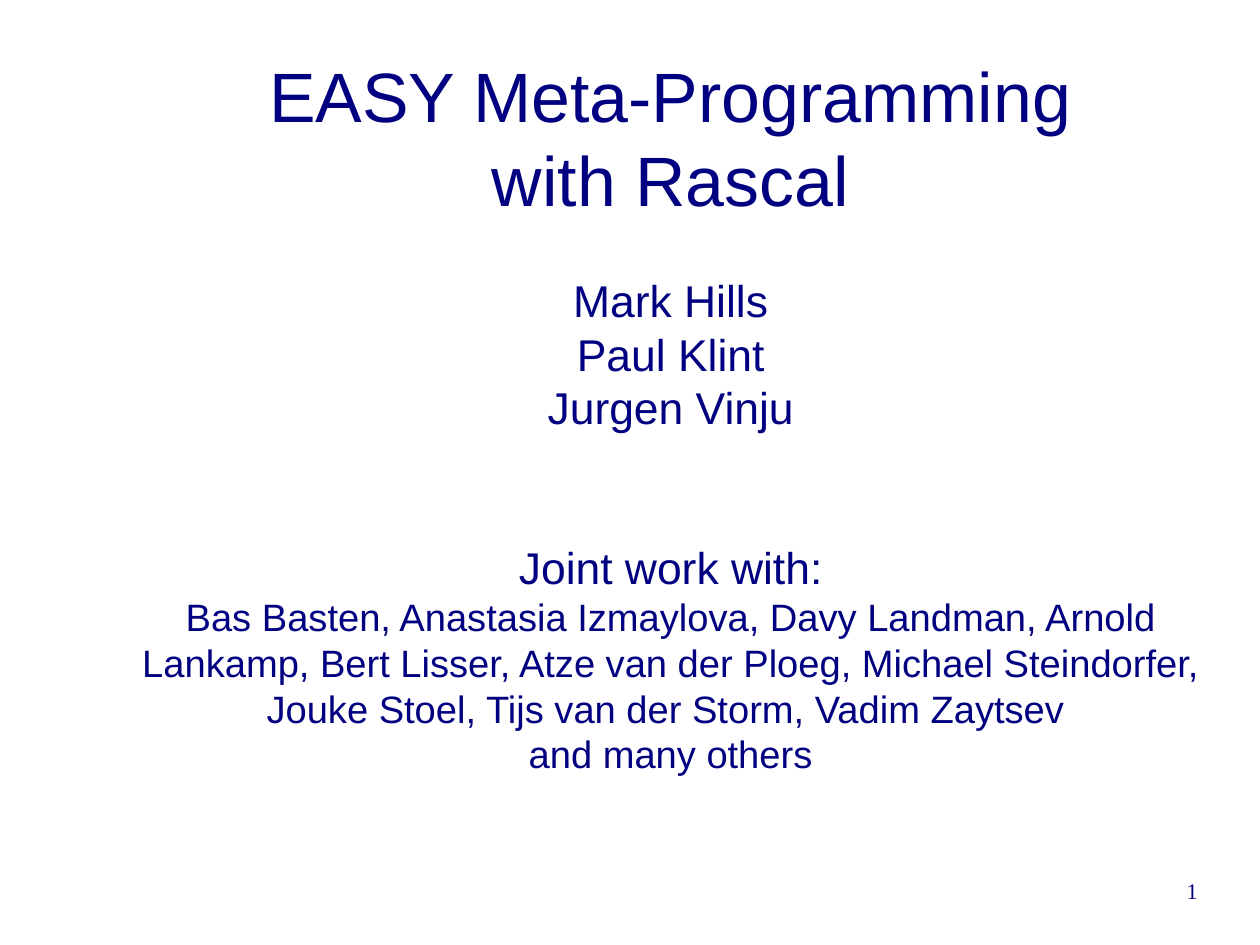
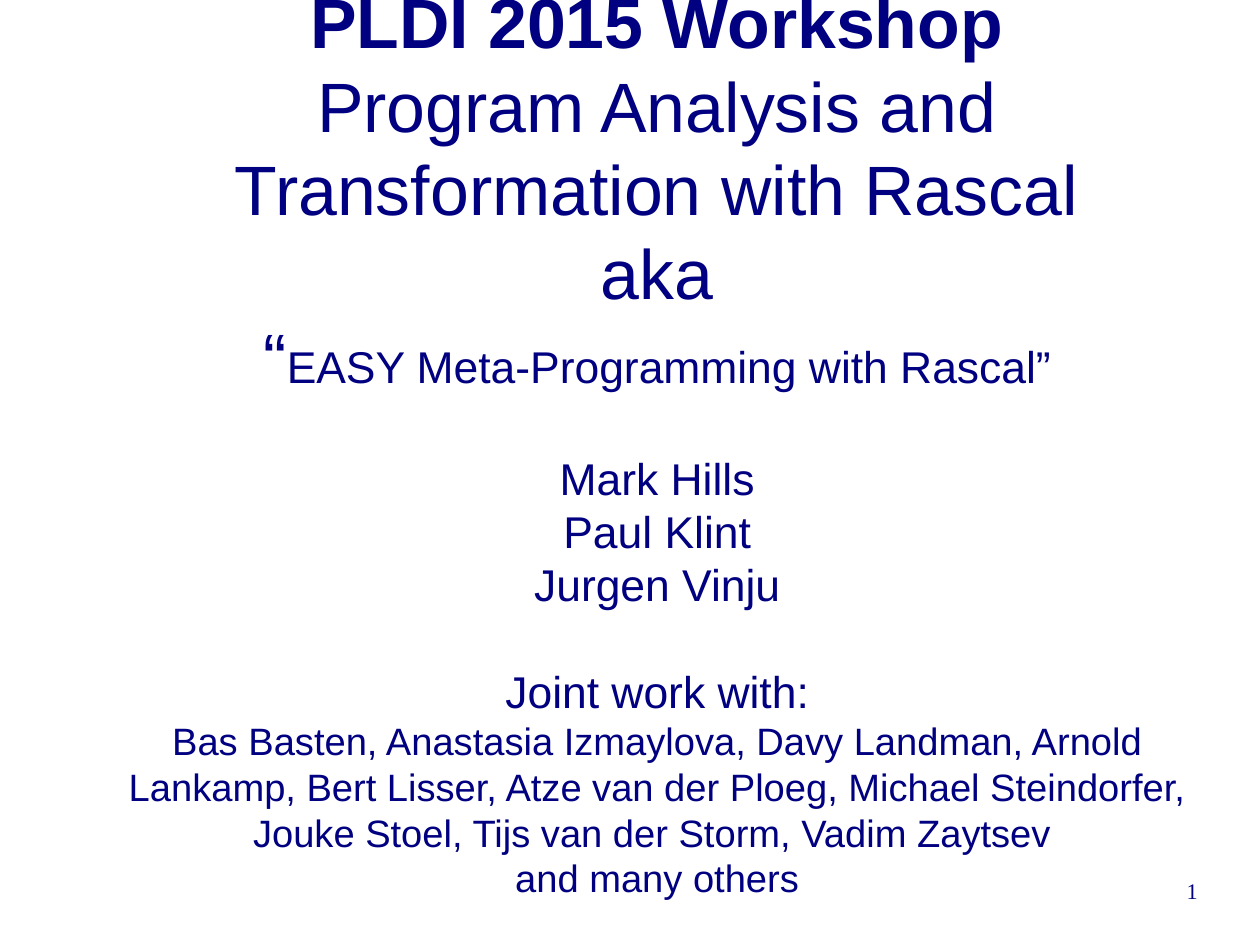
Before and after one commit to cwi-swat/rascal-course-pldi-2015, a slide deck: slide 1 of presentations/rascal-overview.odp. Drawn at 1260x945 pixels with LibreOffice and Linux fonts; fonts in the diff are those of the drawing; background and template pictures are left out. Boxes give left, top, right and bottom in pixels: in the first picture for what was removed or moved away, otherwise in the second. Text is boxed around its words. In the diff, an @@ line names an element or a change of style, - is before the commit and + after.

```diff
--- a/presentations/rascal-overview.odp
+++ b/presentations/rascal-overview.odp
@@ title at bbox=[129, 0, 1185, 900]: text changed @@
-EASY Meta-Programming
-with Rascal
-Mark Hills
-Paul Klint
-Jurgen Vinju
-Joint work with:
-Bas Basten, Anastasia Izmaylova, Davy Landman, Arnold Lankamp, Bert Lisser, Atze van der Ploeg, Michael Steindorfer, Jouke Stoel, Tijs van der Storm, Vadim Zaytsev
-and many others
+PLDI 2015 Workshop
+Program Analysis and Transformation with Rascal
+aka
+“EASY Meta-Programming with Rascal”
+Mark Hills
+Paul Klint
+Jurgen Vinju
+Joint work with:
+Bas Basten, Anastasia Izmaylova, Davy Landman, Arnold Lankamp, Bert Lisser, Atze van der Ploeg, Michael Steindorfer, Jouke Stoel, Tijs van der Storm, Vadim Zaytsev
+and many others
```
Also in this commit, not shown: 1 other slide changed.
